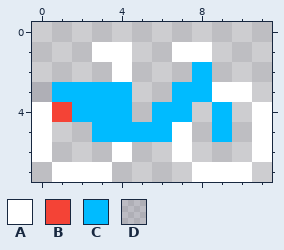
One commit to this pixel-art sprite: assets/citibike.png. That is the earlier state.
The file is 12x8 pixels. Pixels under 10% opacity are left out. Colours within 5 levels of each other are drawn and written as one.
Palette (. is transparent): A #ffffff  B #f44336  C #00bbff  D #27274e1a
Pixels before, first column x 0:
1 ...AA..AA...
2 ....A...C...
3 DCCCC..CCAA.
4 ABCCC.CC.C.A
5 A..CCCCA.C.A
6 A...A..A...A
7 .AAA....AAA.
Once edited:
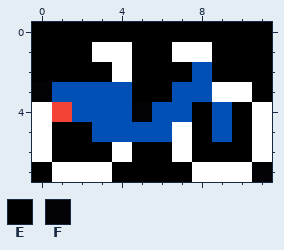
Colours new in this view: E #000000  F #030307
Diff:
colour C: #00bbff -> #0050b5
Changed rows in their new state; - is a pixel that keeps its letter.
first column x 0:
0 EEEEEEEEEEEE
1 EEE--EE--EEE
2 EEEE-EEE-EEE
3 F----EE----E
4 -----F--E-E-
5 -EE-----E-E-
6 -EEE-EE-EEE-
7 E---EEEE---F
Boxes around the changes in both pictures, in picture pixels (x1, y1, x2, y2):
changed: (32, 22, 272, 182)
